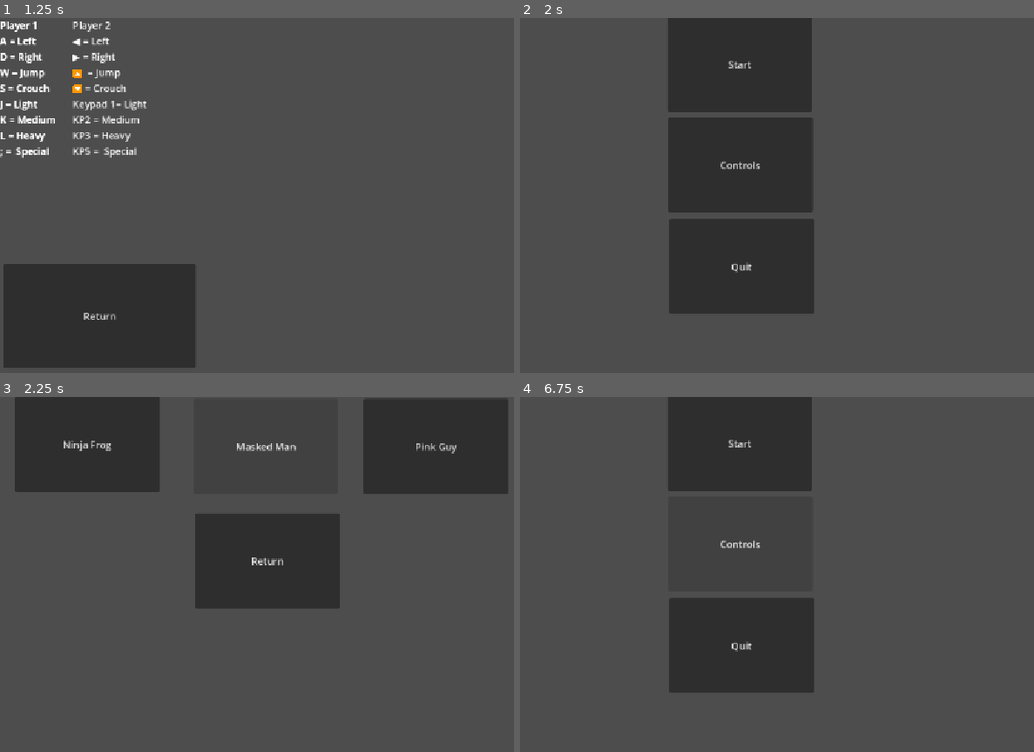
Above: before the commit, frames 1-4 (two rows, left to right).
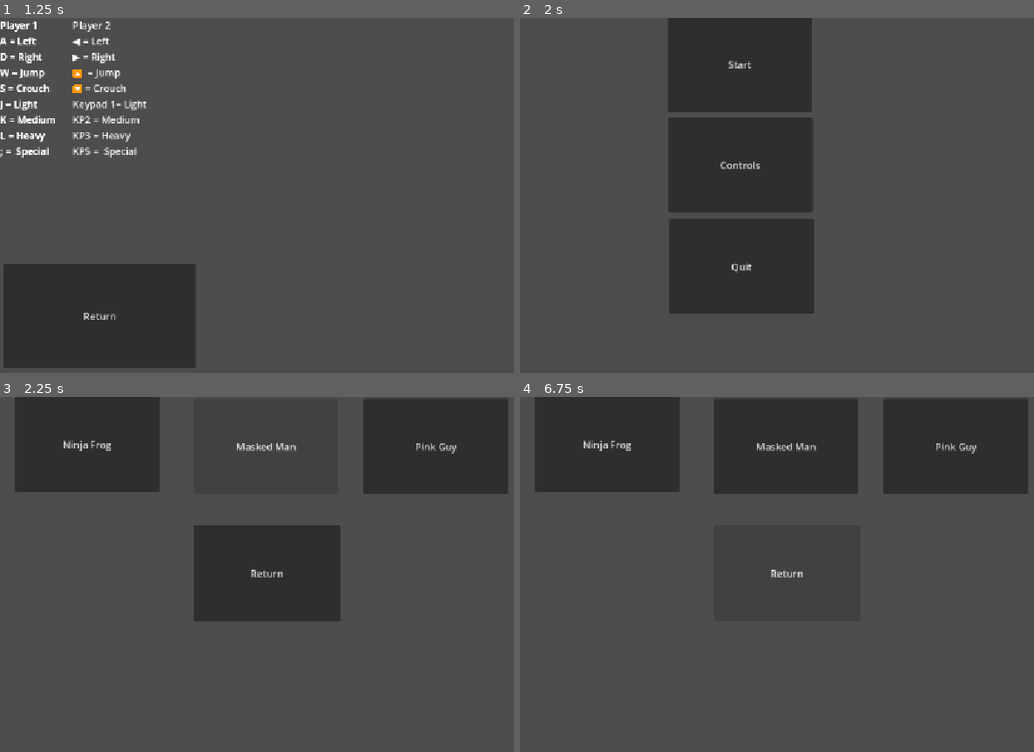
Above: after the commit, the same moments.

Repository: DinomonmonS/War-For-The-World-Tree
Game: Godot game, scene res://Menus/Main Menu.tscn
Two runs of this game, one before a commit and one after it. Both use one fixed random seed, a clock stepped at 60 frames per second and the inputs below.
Inputs:
- Up to frame 1 (1.25 s): click "Controls" at 0.5 s
- Up to frame 2 (2 s): click "Return" at 1.25 s
- Up to frame 3 (2.25 s): click "Start" at 2 s
- Up to frame 4 (6.75 s): click "Ninja Frog" at 2.75 s; click "Masked Man" at 3.5 s; click "Ninja Frog" at 4.25 s; click "Masked Man" at 5 s; click "Pink Guy" at 5.75 s; click "Return" at 6.5 s

Frames 1-2 are identical in both runs. In frame 3, 2.1% of the frame differs, in the area x 37-67%, y 32-64%; in frame 4, 25%, in the area x 2-99%, y 0-84%.
Error after the commit: Parse Error: Identifier "Ch" not declared in the current scope. (res://Menus/CHMenu.gd:8)

Commit message:
Global Data started and Menu's

Diff:
--- /dev/null
+++ b/Data Storage.gd
@@ -0,0 +1,14 @@
+extends Node2D
+var F : int = 0
+var M : int = 0
+var P : int = 0
+var Ch : int = 0
+
+# Called when the node enters the scene tree for the first time.
+func _ready() -> void:
+	pass # Replace with function body.
+
+
+# Called every frame. 'delta' is the elapsed time since the previous frame.
+func _process(delta: float) -> void:
+	pass
--- a/Levels/Grass.tscn
+++ b/Levels/Grass.tscn
@@ -1,8 +1,7 @@
 [gd_scene format=3 uid="uid://bbp4ehs7bncdb"]
 
 [ext_resource type="Texture2D" uid="uid://q415x26orgmy" path="res://Terrain (16x16).png" id="1_7oqlf"]
-[ext_resource type="PackedScene" uid="uid://bvpwsqt33xs2j" path="res://Characters/Mask Man.tscn" id="2_po8e2"]
-[ext_resource type="PackedScene" uid="uid://b1u0ia4ln3w1w" path="res://Characters/Ninja Frog.tscn" id="3_po8e2"]
+[ext_resource type="Script" uid="uid://dsx33nkxsi4n6" path="res://Levels/grass.gd" id="1_m5wj1"]
 
 [sub_resource type="TileSetAtlasSource" id="TileSetAtlasSource_d2gna"]
 texture = ExtResource("1_7oqlf")
@@ -228,6 +227,7 @@
 sources/0 = SubResource("TileSetAtlasSource_d2gna")
 
 [node name="Node2D2" type="Node2D" unique_id=386380272]
+script = ExtResource("1_m5wj1")
 
 [node name="TileMap" type="TileMap" parent="." unique_id=1655653735]
 texture_filter = 1
@@ -235,9 +235,3 @@
 tile_set = SubResource("TileSet_tmubu")
 format = 2
 layer_0/tile_data = PackedInt32Array(851968, 458752, 1, 851969, 458752, 0, 851970, 458752, 0, 851971, 458752, 0, 851972 …(1177 unchanged characters)…
-
-[node name="Node2D" parent="." unique_id=1716544868 instance=ExtResource("2_po8e2")]
-position = Vector2(75, 515)
-
-[node name="Node2D3" parent="." unique_id=1007135306 instance=ExtResource("3_po8e2")]
-position = Vector2(1070, 566)
--- /dev/null
+++ b/Levels/grass.gd
@@ -0,0 +1,20 @@
+extends Node2D
+
+
+# Called when the node enters the scene tree for the first time.
+func _ready() -> void:
+	if F == 1:
+		pass
+	if F == 2:
+		pass
+	if M == 1:
+		pass
+	if M == 2:
+		pass
+	if P == 1:
+		pass
+	if P == 2:
+		pass
+# Called every frame. 'delta' is the elapsed time since the previous frame.
+func _process(delta: float) -> void:
+	pass
--- a/Menus/CHMenu.gd
+++ b/Menus/CHMenu.gd
@@ -1,8 +1,5 @@
 extends Node2D
-var F = 0
-var M = 0
-var P = 0
-var Ch = 0
+
 
 func _ready() -> void: # Called when the node enters the scene tree for the first time.
 	pass
@@ -23,7 +20,6 @@
 	P += 1
 	Ch += 1
 
-
-func _on_back_pressed():
+func _on_button_pressed() -> void:
 	Ch = 0
 	get_tree().change_scene_to_file("res://Menus/Main Menu.tscn")
--- a/Menus/Character Menu.tscn
+++ b/Menus/Character Menu.tscn
@@ -36,17 +36,15 @@
 offset_bottom = 160.0
 text = "Pink Guy"
 
-[node name="Back" type="Button" parent="button_manager" unique_id=1891739017]
+[node name="Button" type="Button" parent="button_manager" unique_id=1247752849]
 layout_mode = 0
-offset_left = 323.0
-offset_top = 192.0
-offset_right = 562.0
-offset_bottom = 349.0
-text = "Return
-"
+offset_left = 320.0
+offset_top = 211.0
+offset_right = 563.0
+offset_bottom = 371.0
+text = "Return"
 
 [connection signal="pressed" from="button_manager/Frog" to="." method="_on_frog_pressed"]
 [connection signal="pressed" from="button_manager/Mask" to="." method="_on_mask_pressed"]
 [connection signal="pressed" from="button_manager/Pink" to="." method="_on_pink_pressed"]
-[connection signal="pressed" from="button_manager/Back" to="." method="_on_back_pressed"]
-[connection signal="pressed" from="button_manager/Back" to="." method="_on_quit_pressed"]
+[connection signal="pressed" from="button_manager/Button" to="." method="_on_button_pressed"]
--- a/Menus/STMenu.gd
+++ b/Menus/STMenu.gd
@@ -10,14 +10,18 @@
 func _process(delta: float) -> void:
 	pass
 
-func _on_start_pressed():
+
+func _on_grass_pressed() -> void:
 	get_tree().change_scene_to_file("res://Levels/Grass.tscn")
 
-func _on_options_pressed():
-	pass
 
-func _on_quit_pressed():
-	pass
+func _on_stone_pressed() -> void:
+	pass # Replace with function body.
 
-func _on_back2_pressed():
-	pass
+
+func _on_sky_pressed() -> void:
+	pass # Replace with function body.
+
+
+func _on_back_pressed() -> void:
+	get_tree().change_scene_to_file("res://Menus/Character Menu.tscn")
--- a/Menus/Stage Menu.tscn
+++ b/Menus/Stage Menu.tscn
@@ -1,56 +1,48 @@
 [gd_scene format=3 uid="uid://dhhh0mf5ojwqs"]
 
-[ext_resource type="Script" uid="uid://bq0vmpkhwff2o" path="res://Menus/CHMenu.gd" id="1_pbd0h"]
+[ext_resource type="Script" uid="uid://bv0sb35qexl1" path="res://Menus/STMenu.gd" id="1_pbd0h"]
 
 [node name="Menu" type="Node2D" unique_id=1577421315]
 script = ExtResource("1_pbd0h")
 
-[node name="button_manager" type="Control" parent="." unique_id=1402924087]
+[node name="button_manager" type="Control" parent="." unique_id=822799037]
 layout_mode = 3
 anchors_preset = 0
 offset_right = 40.0
 offset_bottom = 40.0
 
-[node name="Frog" type="Button" parent="button_manager" unique_id=1311750743]
+[node name="Grass" type="Button" parent="button_manager" unique_id=925615734]
 layout_mode = 0
 offset_left = 25.0
 offset_right = 264.0
 offset_bottom = 157.0
-text = "Ninja Frog
-"
+text = "Grass"
 
-[node name="Mask" type="Button" parent="button_manager" unique_id=2102015335]
+[node name="Stone" type="Button" parent="button_manager" unique_id=816705840]
 layout_mode = 0
 offset_left = 320.0
 offset_top = 3.0
 offset_right = 559.0
 offset_bottom = 160.0
-text = "Masked Man
-"
+text = "Stone"
 
-[node name="Pink" type="Button" parent="button_manager" unique_id=267041835]
+[node name="Sky" type="Button" parent="button_manager" unique_id=1576445424]
 layout_mode = 0
 offset_left = 601.0
 offset_top = 3.0
 offset_right = 840.0
 offset_bottom = 160.0
-text = "Pink Guy"
+text = "Sky"
 
-[node name="Back" type="Button" parent="button_manager" unique_id=1891739017]
+[node name="Back" type="Button" parent="button_manager" unique_id=1443056536]
 layout_mode = 0
-offset_left = 323.0
-offset_top = 192.0
-offset_right = 562.0
-offset_bottom = 349.0
-text = "Return
-"
+offset_left = 320.0
+offset_top = 211.0
+offset_right = 563.0
+offset_bottom = 371.0
+text = "Return"
 
-[connection signal="pressed" from="button_manager/Frog" to="." method="_on_frog_pressed"]
-[connection signal="pressed" from="button_manager/Frog" to="." method="_on_start_pressed"]
-[connection signal="pressed" from="button_manager/Mask" to="." method="_on_mask_pressed"]
-[connection signal="pressed" from="button_manager/Mask" to="." method="_on_options_pressed"]
-[connection signal="pressed" from="button_manager/Pink" to="." method="_on_pink_pressed"]
-[connection signal="pressed" from="button_manager/Pink" to="." method="_on_quit_pressed"]
+[connection signal="pressed" from="button_manager/Grass" to="." method="_on_grass_pressed"]
+[connection signal="pressed" from="button_manager/Stone" to="." method="_on_stone_pressed"]
+[connection signal="pressed" from="button_manager/Sky" to="." method="_on_sky_pressed"]
 [connection signal="pressed" from="button_manager/Back" to="." method="_on_back_pressed"]
-[connection signal="pressed" from="button_manager/Back" to="." method="_on_quit_pressed"]
-[connection signal="pressed" from="button_manager/Back" to="." method="_on_back2_pressed"]
--- a/default.tscn
+++ b/default.tscn
@@ -1,3 +1,6 @@
 [gd_scene format=3 uid="uid://5qbxckkdmf8q"]
 
+[ext_resource type="Script" uid="uid://cto41v7acyvv7" path="res://Data Storage.gd" id="1_cegc5"]
+
 [node name="Node2D" type="Node2D" unique_id=344529368]
+script = ExtResource("1_cegc5")
--- a/project.godot
+++ b/project.godot
@@ -14,6 +14,10 @@
 run/main_scene="uid://gdrn5gunm4vi"
 config/features=PackedStringArray("4.7", "Mobile")
 config/icon="res://icon.svg"
+
+[autoload]
+
+DataStorage="*uid://cto41v7acyvv7"
 
 [display]
 
Not shown, added: Data Storage.gd.uid
Not shown, added: Levels/grass.gd.uid
